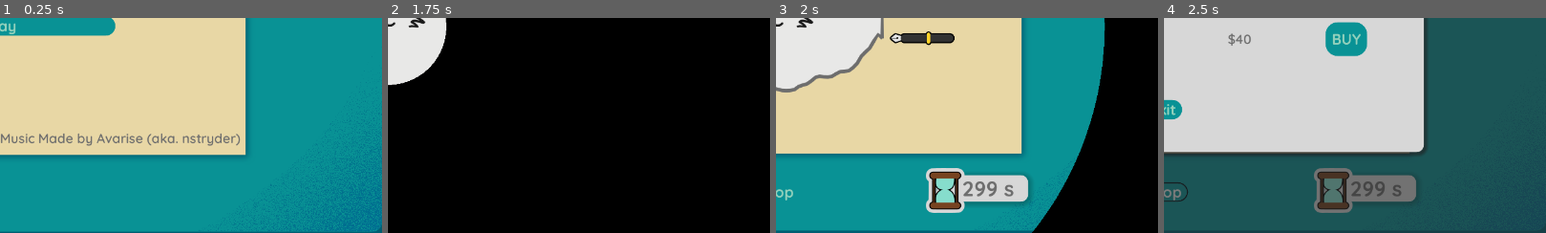
Above: before the commit, frames 1-4 (left to right).
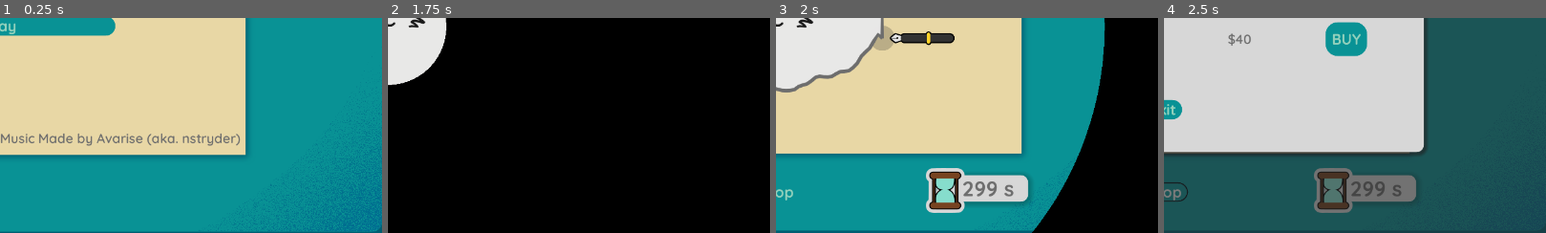
Above: after the commit, the same moments.

Repository: RechieKho/draw-the-coots
Game: Godot game, scene res://scenes/main-menu/main-menu.tscn
The game is run twice, just before and just after one commit, with the same random seed, the same clock (stepped at 60 frames per second) and the same inputs.
Inputs:
- Up to frame 1 (0.25 s): no input
- Up to frame 2 (1.75 s): click "Play" at 0.5 s; click "Play" at 1.25 s
- Up to frame 3 (2 s): no input
- Up to frame 4 (2.5 s): click "Shop" at 2 s
The pictures show only the part of the screen within x 50-100%, y 48-98%; the shares and areas given below are measured in that part.

Frames 1-2 are identical in both runs. In frame 3, 0.3% of the frame differs, in the area x 25-31%, y 3-16%; in frame 4, nothing differs.

Commit message:
Add hint to where the line ends.

Diff:
--- a/scenes/drawing-stage/drawing-stage.tscn
+++ b/scenes/drawing-stage/drawing-stage.tscn
@@ -22,6 +22,7 @@
 [ext_resource path="res://assets/audio/handleCoins.ogg" type="AudioStream" id=20]
 [ext_resource path="res://scenes/drawing-stage/shop.gd" type="Script" id=21]
 [ext_resource path="res://assets/audio/error_004.ogg" type="AudioStream" id=22]
+[ext_resource path="res://assets/graphics/circle/circle.png" type="Texture" id=23]
 
 [sub_resource type="DynamicFont" id=20]
 size = 60
@@ -777,6 +778,11 @@
 
 [node name="CollisionShape2D" type="CollisionShape2D" parent="PenDetectors/ReturnDetector"]
 shape = SubResource( 7 )
+
+[node name="Sprite" type="Sprite" parent="PenDetectors"]
+self_modulate = Color( 0.168627, 0.168627, 0.168627, 0.243137 )
+scale = Vector2( 0.222222, 0.222222 )
+texture = ExtResource( 23 )
 
 [node name="Coots" parent="." instance=ExtResource( 3 )]
 position = Vector2( 634, 345 )
Binary file added: assets/graphics/circle/circle.png
Not shown, added: assets/graphics/circle/circle.png.import
Not shown: 1 places in scenes/drawing-stage/drawing-stage.tscn that only renumber resources
